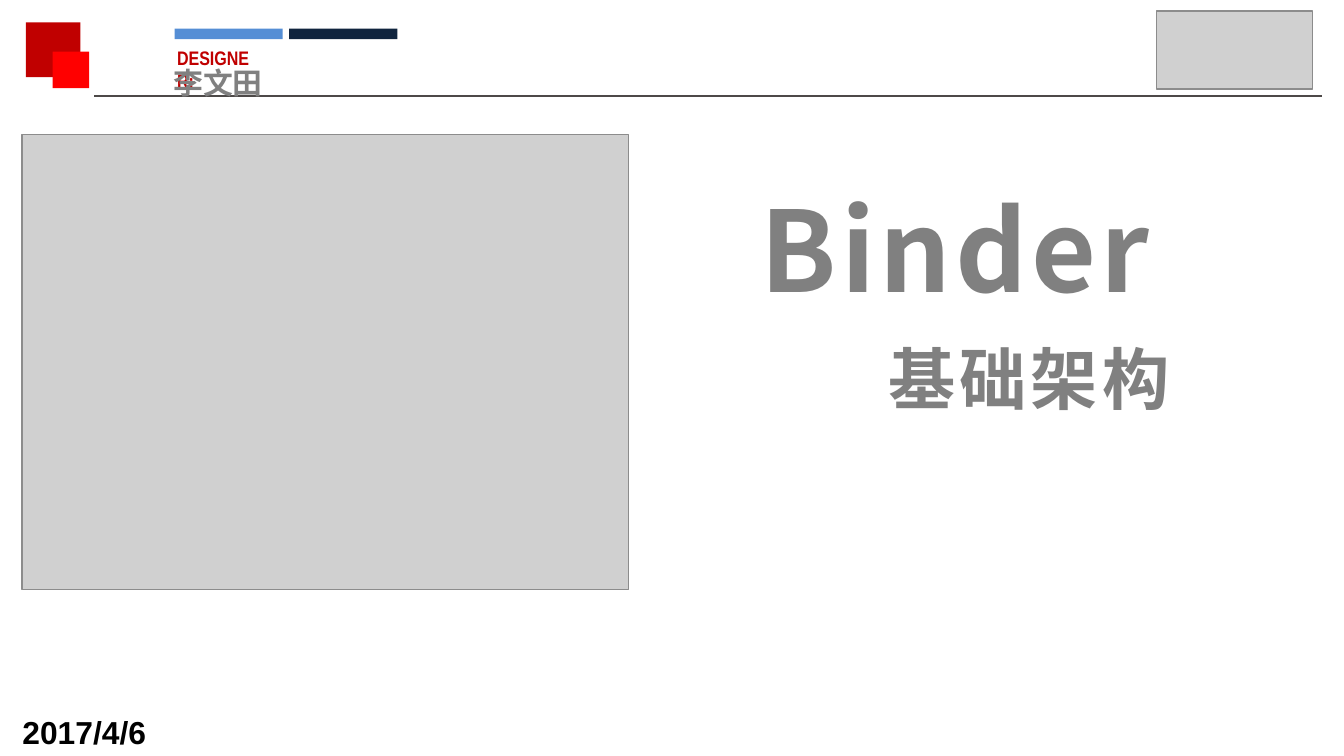
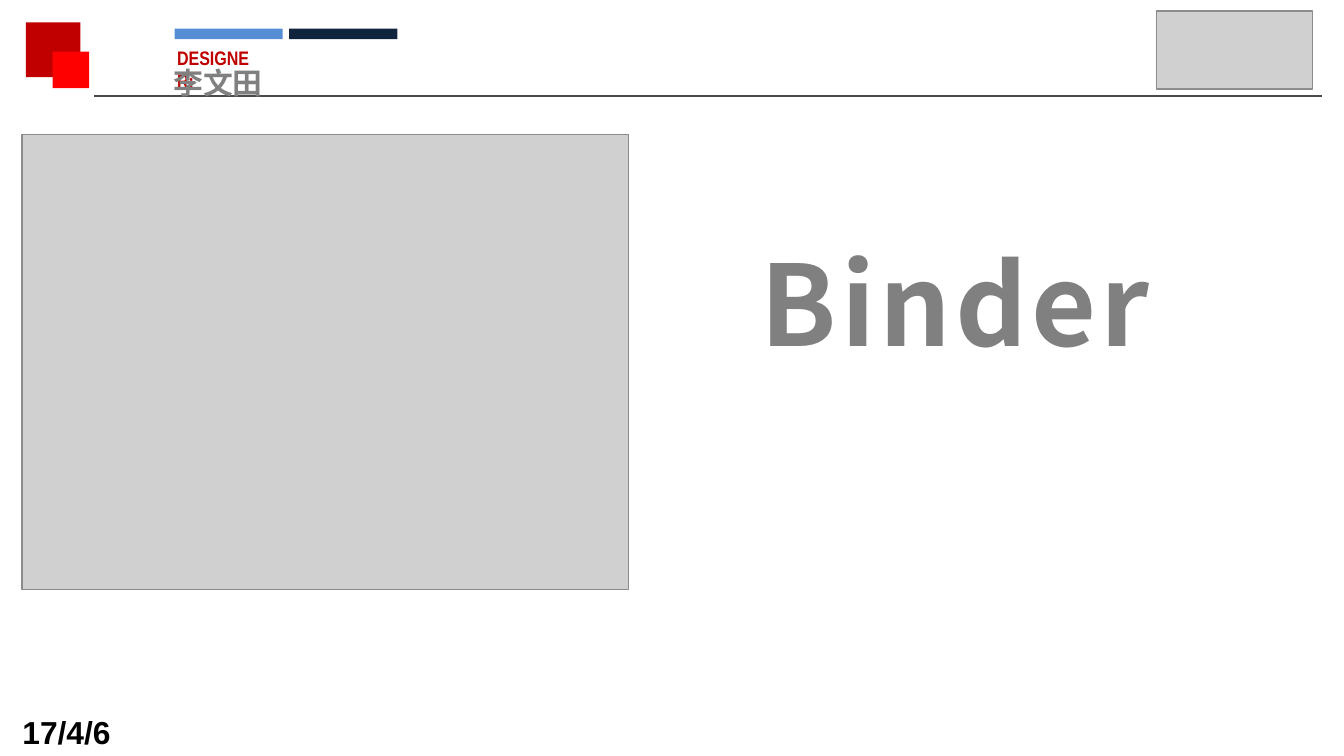
Before and after one commit to dingjikerbo/Android-Interview, a slide deck: slide 4 of 技术分享.pptx. Drawn at 1344x756 pixels with LibreOffice and Linux fonts; fonts in the diff are those of the drawing; grey boxes stand for pictures; background and template pictures are left out. Boxes give left, top, right and bottom in pixels: in the first picture for what was removed or moved away, otherwise in the second. Text is boxed around its words. In the diff, an @@ line names an element or a change of style, - is before the commit and + after.

```diff
--- a/技术分享.pptx
+++ b/技术分享.pptx
@@ text at (x1=888, y1=347, x2=1169, y2=410): paragraph removed @@
-基础架构
@@ text at (x1=22, y1=721, x2=110, y2=745): text changed @@
-2017/4/6
+17/4/6
```
Also in this commit, not shown: 4 other slides changed, 1 slide added, 18 other files.
